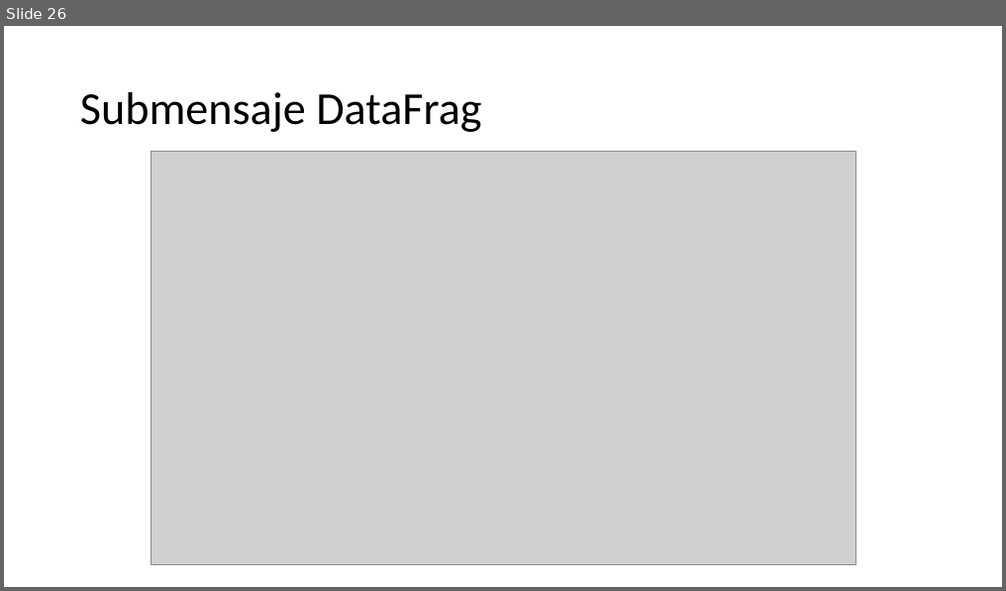
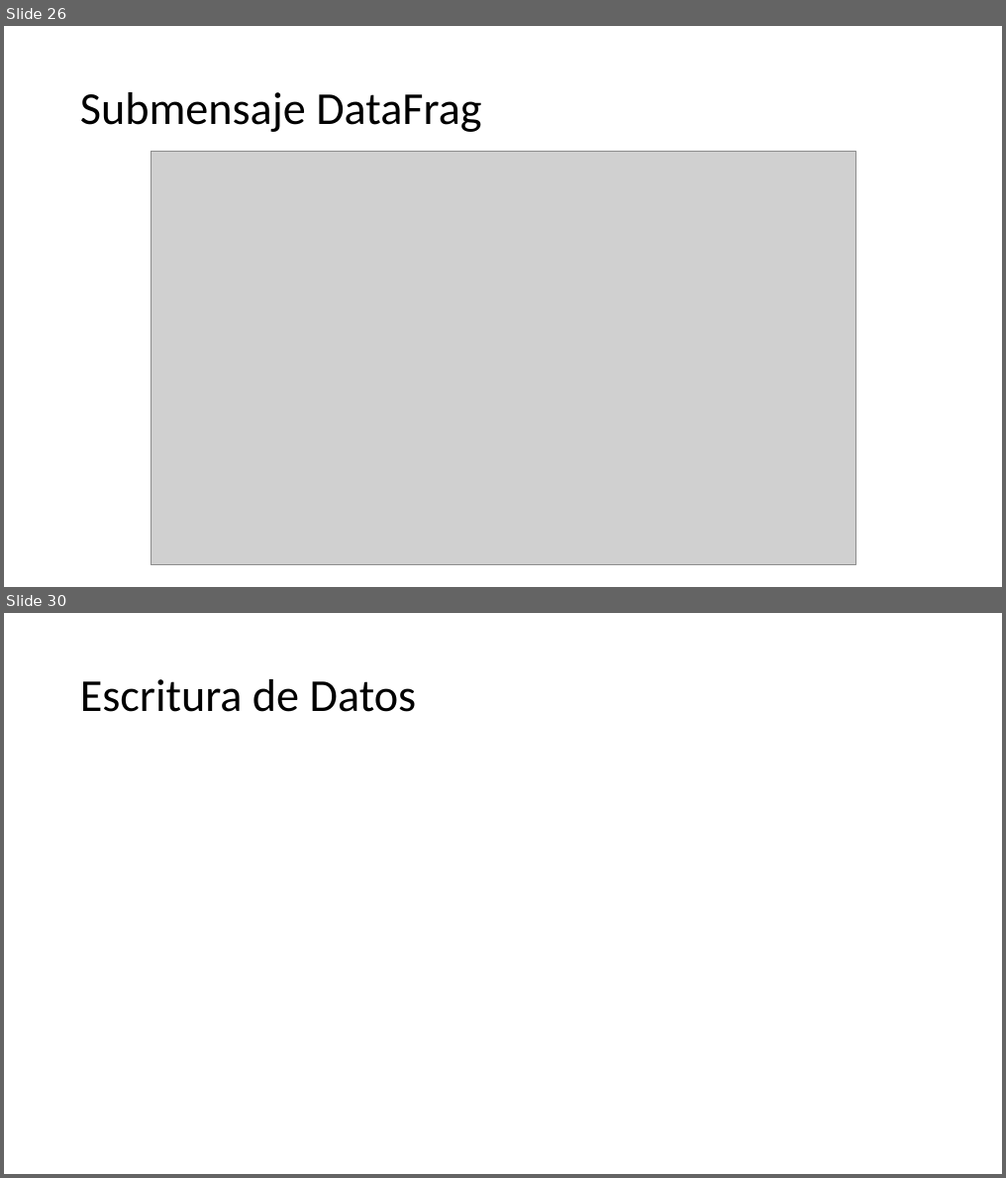
Before and after one commit to andresrubiop/Tesis, a slide deck: Rubio_Tello_Tesis-Presentación.pptx. Shown one above the other, each under a label of ours: slide 26 before the commit, slides 26 and 30 after it; the slides between them are not shown. The pictures are 1006x591 and 1006x1178 pixels, drawn with LibreOffice and Linux fonts; fonts in the diff are those of the drawing; grey boxes stand for pictures. Boxes give left, top, right and bottom in pixels: in the first picture for what was removed or moved away, otherwise in the second. Text is boxed around its words. In the diff, an @@ line names an element or a change of style, - is before the commit and + after.

```diff
--- a/Rubio_Tello_Tesis-Presentación.pptx
+++ b/Rubio_Tello_Tesis-Presentación.pptx
@@ slide 30 added at (x1=4, y1=613, x2=1002, y2=1174), background #FFFFFF @@
@@ title added at (x1=80, y1=679, x2=417, y2=712), 44 pt, text #000000 @@
+Escritura de Datos
```
Also in this commit, not shown: 1 slide changed, 3 other slides added.
